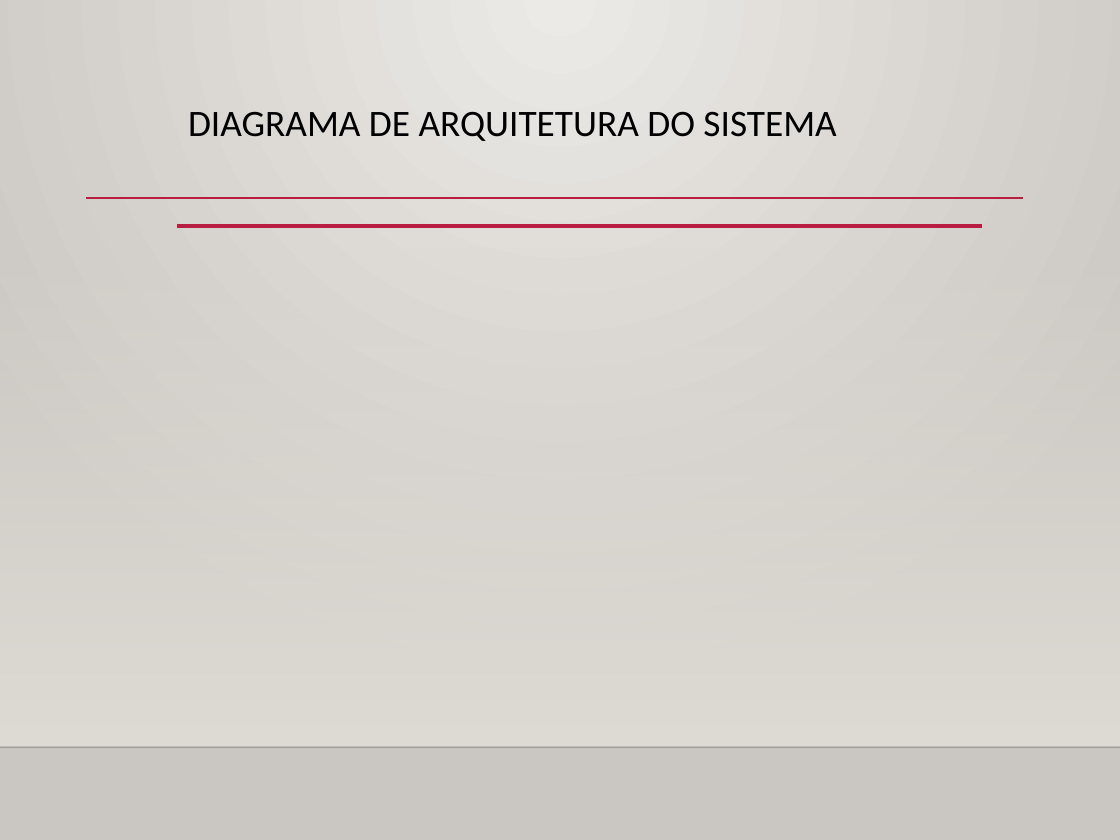
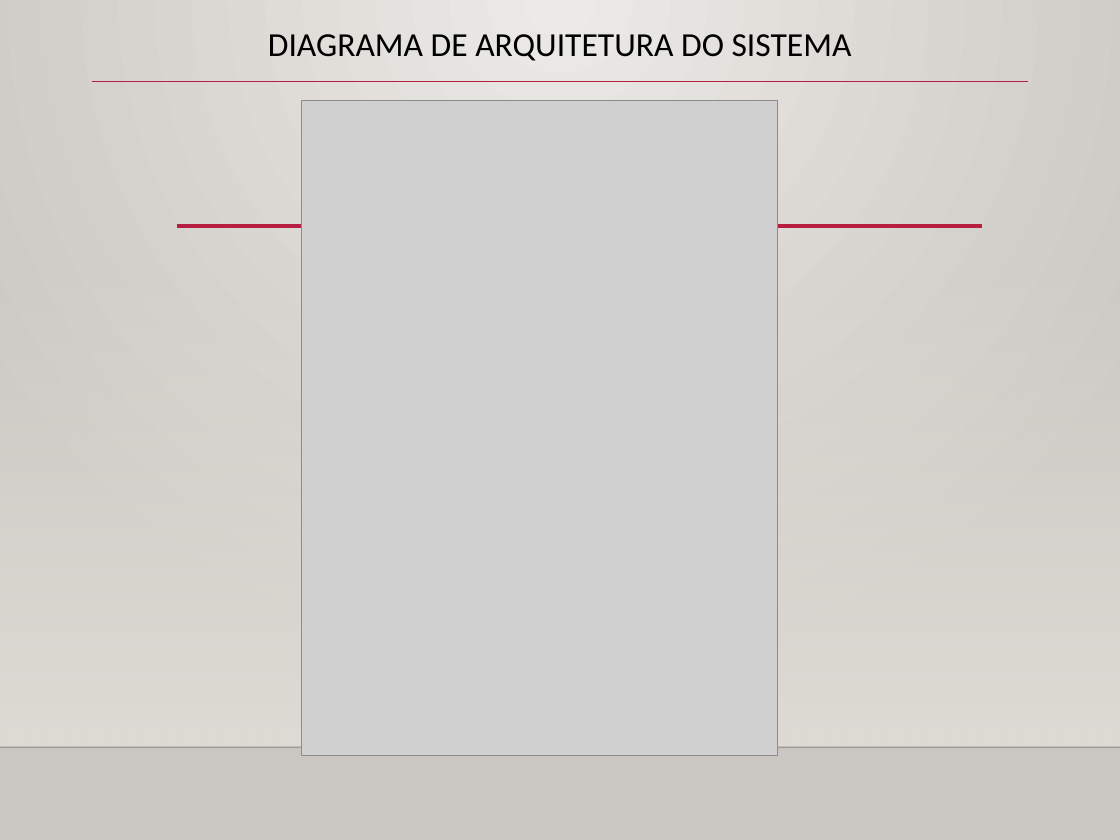
Before and after one commit to gabriellima09/DrinkIt, a slide deck: slide 22 of DrinkIt.WebApp/Artifacts/Apresentação TG - Drink-IT - Gabriel Lima - Gustavo da Rosa.pptx. Drawn at 1120x840 pixels with LibreOffice and Linux fonts; fonts in the diff are those of the drawing; grey boxes stand for pictures; background and template pictures are left out. Boxes give left, top, right and bottom in pixels: in the first picture for what was removed or moved away, otherwise in the second. Text is boxed around its words. In the diff, an @@ line names an element or a change of style, - is before the commit and + after.

```diff
--- a/DrinkIt.WebApp/Artifacts/Apresentação TG - Drink-IT - Gabriel Lima - Gustavo da Rosa.pptx
+++ b/DrinkIt.WebApp/Artifacts/Apresentação TG - Drink-IT - Gabriel Lima - Gustavo da Rosa.pptx
@@ title "DIAGRAMA DE ARQUITETURA DO SISTEMA": place and size @@
-title "DIAGRAMA DE ARQUITETURA DO SISTEMA" at box(188, 111, 836, 141)
+title "DIAGRAMA DE ARQUITETURA DO SISTEMA" at box(268, 34, 852, 61)
@@ title "DIAGRAMA DE ARQUITETURA DO SISTEMA" at box(268, 34, 852, 61): size 24 to 21.6 pt; alignment left to centre @@
@@ line moved from (86, 198) - (1023, 198) to (92, 81) - (1028, 81) @@
@@ picture added at box(302, 101, 778, 756) @@
```
Also in this commit, not shown: 4 other slides changed, 2 other files.
